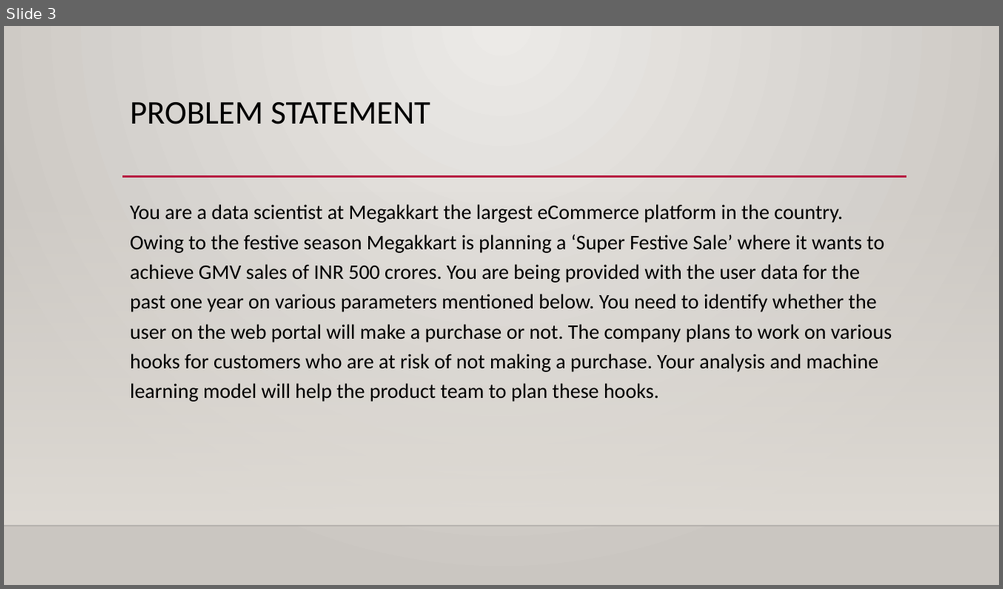
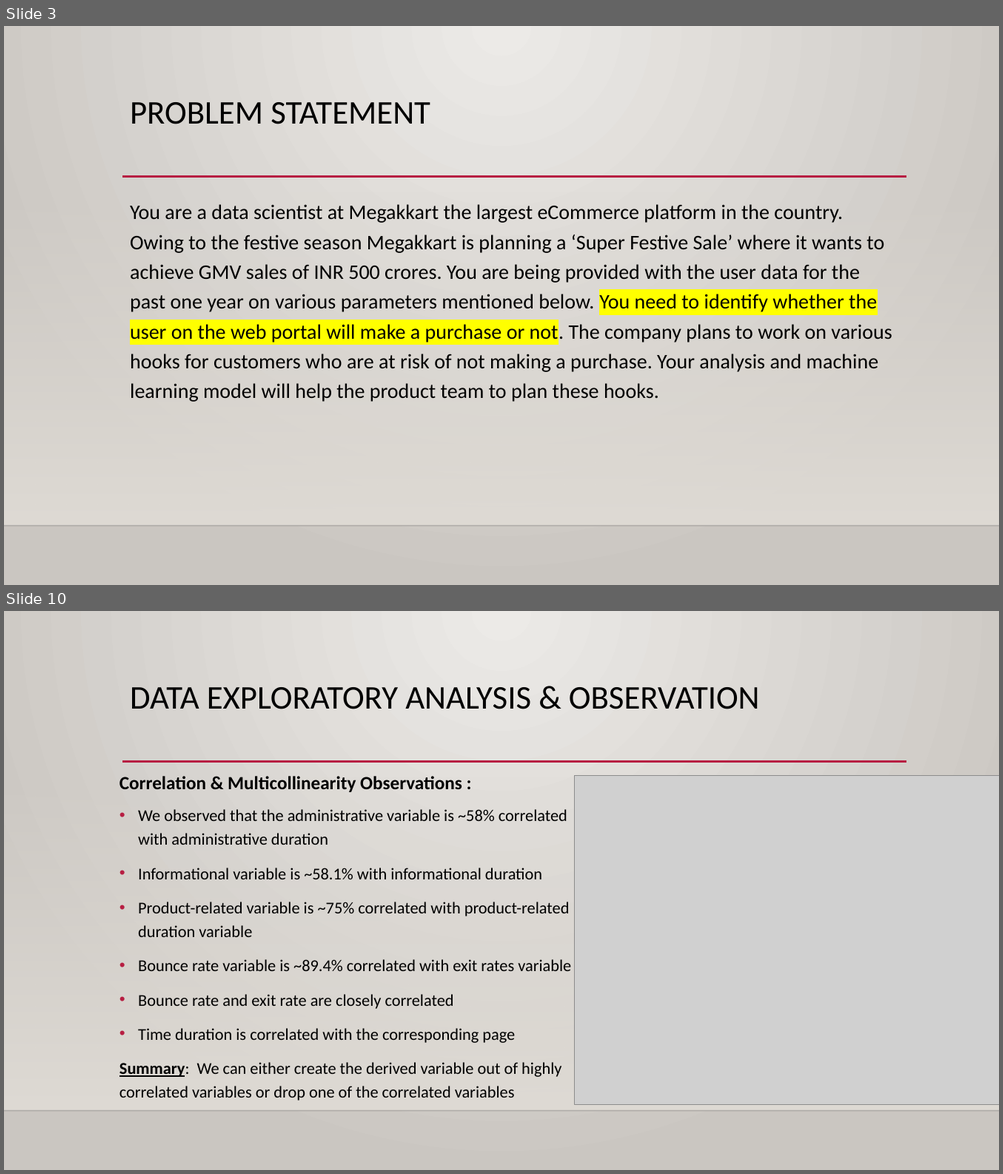
Before and after one commit to mbhoge/ml-hackathon-1, a slide deck: Data Fanatics Team - Data Analysis.pptx. Shown one above the other, each under a label of ours: slide 3 before the commit, slides 3 and 10 after it; the slides between them are not shown. The pictures are 1003x589 and 1003x1174 pixels, drawn with LibreOffice and Linux fonts; fonts in the diff are those of the drawing; grey boxes stand for pictures; background and template pictures are left out. Boxes give left, top, right and bottom in pixels: in the first picture for what was removed or moved away, otherwise in the second. Text is boxed around its words. In the diff, an @@ line names an element or a change of style, - is before the commit and + after.

```diff
--- a/Data Fanatics Team - Data Analysis.pptx
+++ b/Data Fanatics Team - Data Analysis.pptx
@@ slide 10 added at (4,611,999,1170), background gradient #ECEAE7 to #CAC7C1; not listed: 3 template elements that a slide beside it also shows @@
@@ title added at (130,687,760,709), 32 pt, text #000000 @@
+DATA EXPLORATORY ANALYSIS & OBSERVATION
@@ text added at (119,776,462,792), 18 pt, text #000000, bold @@
+Correlation & Multicollinearity Observations :
@@ picture added at (574,775,999,1105) @@
@@ text added at (119,809,571,1101), 16 pt, text #000000 @@
+• We observed that the administrative variable is ~58% correlated with administrative duration
+• Informational variable is ~58.1% with informational duration
+• Product-related variable is ~75% correlated with product-related duration variable
+• Bounce rate variable is ~89.4% correlated with exit rates variable
+• Bounce rate and exit rate are closely correlated
+• Time duration is correlated with the corresponding page
+Summary: We can either create the derived variable out of highly correlated variables or drop one of the correlated variables
@@ slide 3 changed as well @@
@@ text "You are a data scientist ..." at (130,204,891,402): highlight none to #FFFF00 in "You need to identify whether the user ..." @@
```
Also in this commit, not shown: 3 other slides changed, 11 other slides added, 5 other files.
